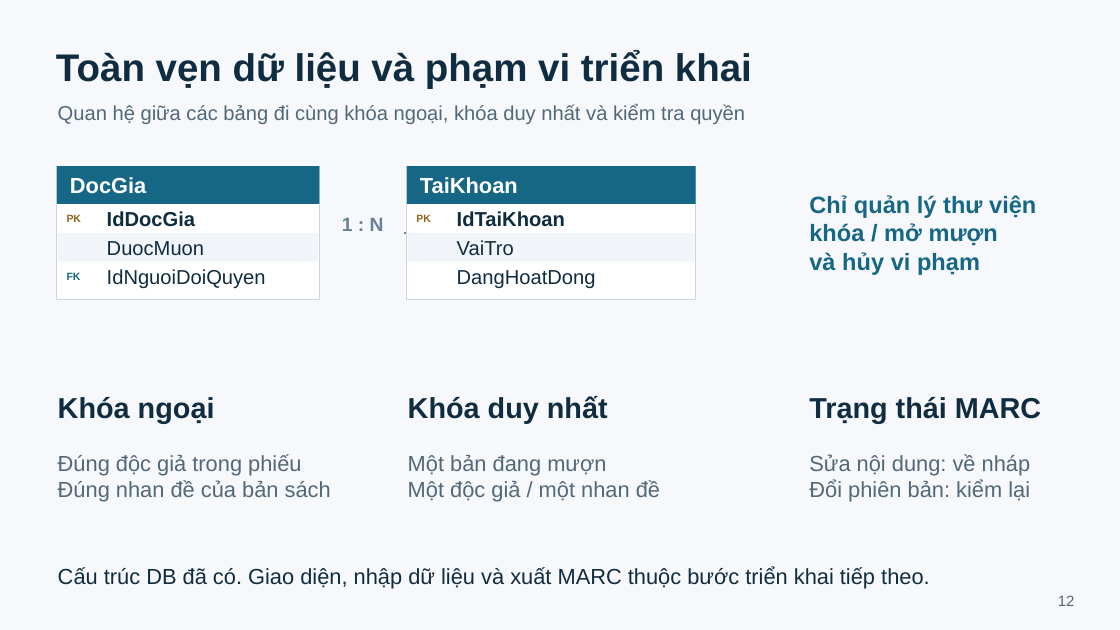
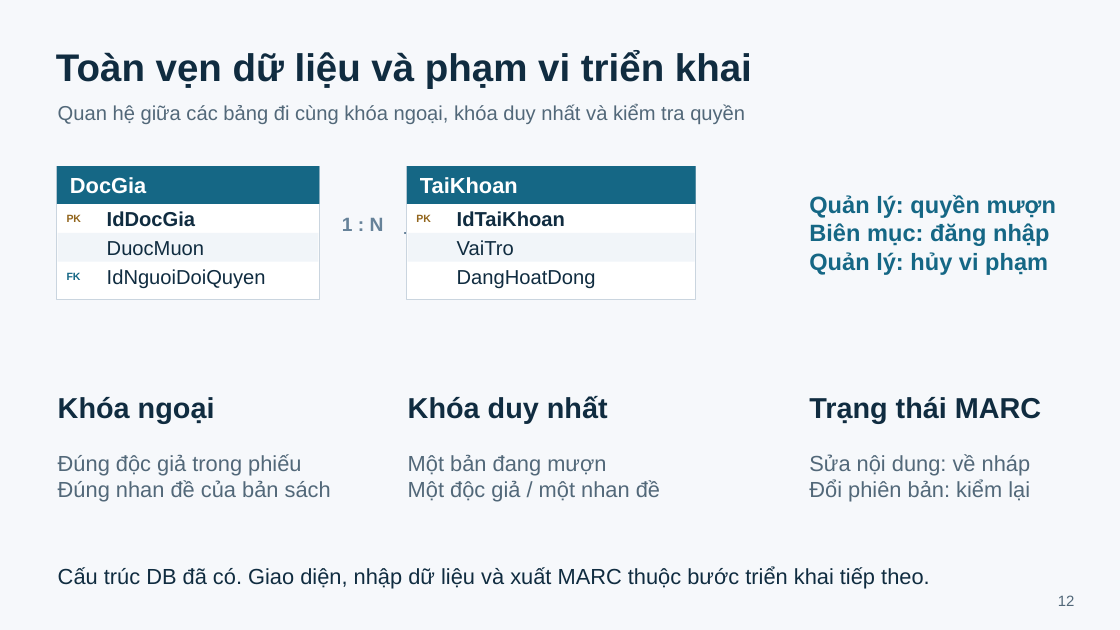
Before and after one commit to Jin01524/LTMMT-ThuVienDAU, a slide deck: slide 12 of slides/Database_Thu_vien_DAU.pptx. Drawn at 1120x630 pixels with LibreOffice and Linux fonts; fonts in the diff are those of the drawing. Boxes give left, top, right and bottom in pixels: in the first picture for what was removed or moved away, otherwise in the second. Text is boxed around its words. In the diff, an @@ line names an element or a change of style, - is before the commit and + after.

```diff
--- a/slides/Database_Thu_vien_DAU.pptx
+++ b/slides/Database_Thu_vien_DAU.pptx
@@ text at bbox=[809, 195, 1056, 275]: text changed @@
-Chỉ quản lý thư viện
-khóa / mở mượn
-và hủy vi phạm
+Quản lý: quyền mượn
+Biên mục: đăng nhập
+Quản lý: hủy vi phạm
```
Also in this commit, not shown: 19 other files.
